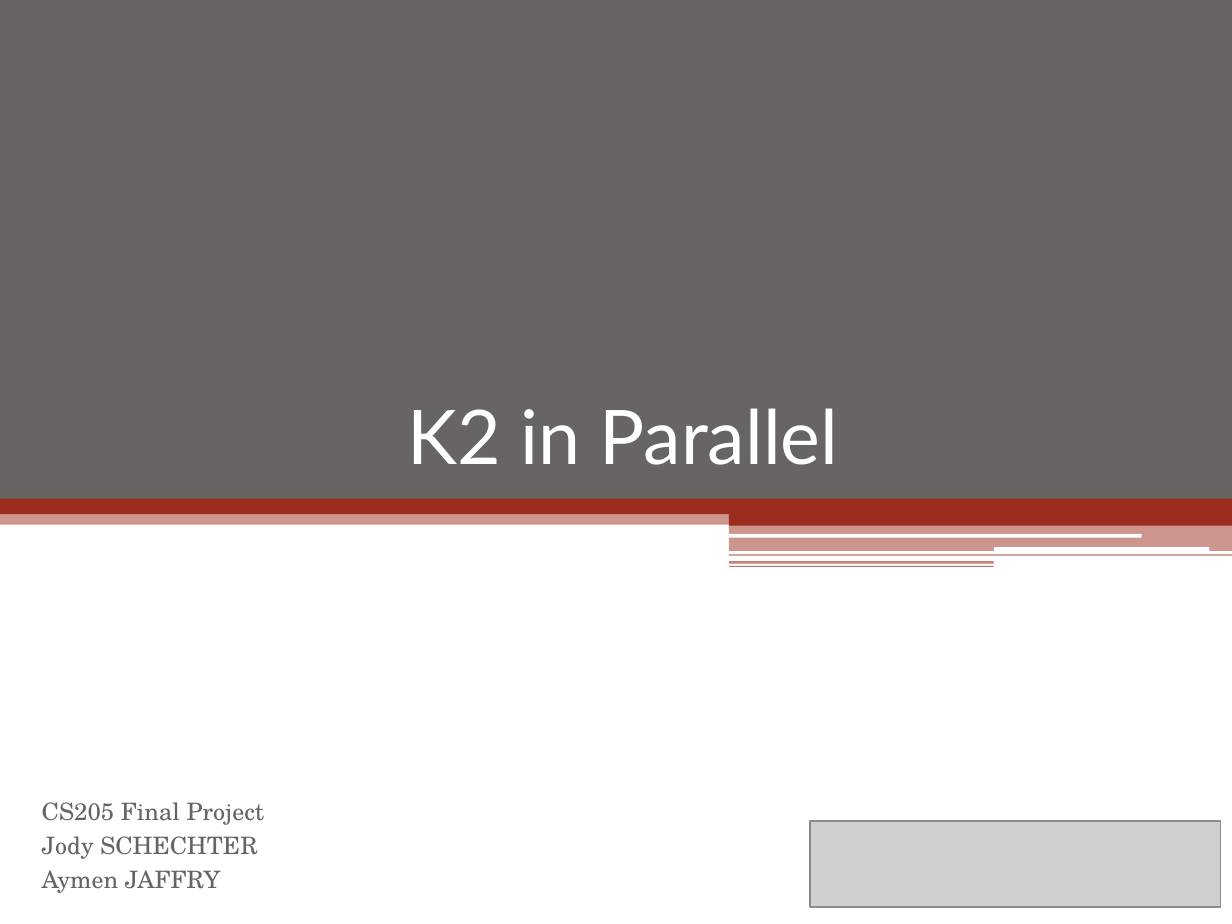
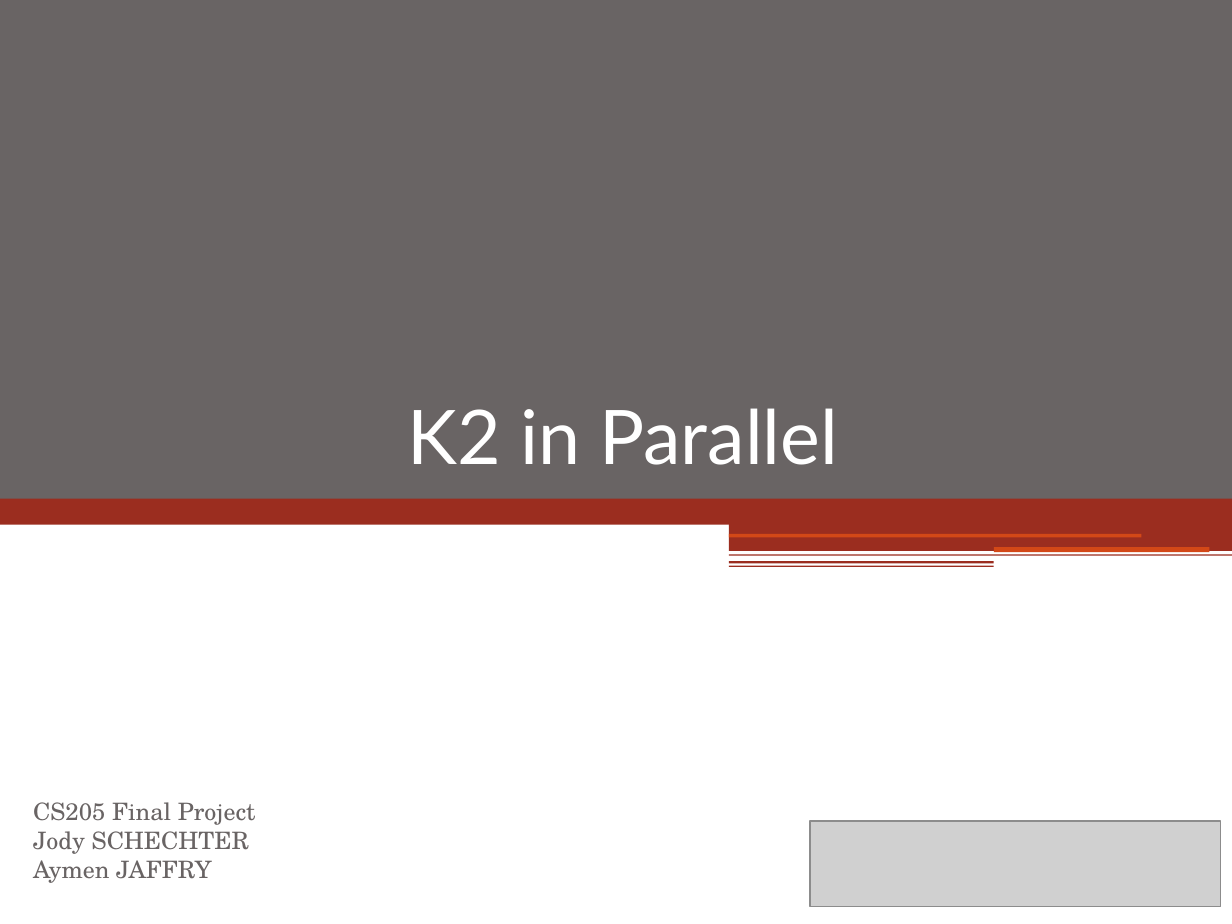
Before and after one commit to Schec/K2-in-Parallel, a slide deck: slide 1 of CS205_Presentation.pptx. Drawn at 1232x924 pixels with LibreOffice and Linux fonts; fonts in the diff are those of the drawing; grey boxes stand for pictures. Boxes give left, top, right and bottom in pixels: in the first picture for what was removed or moved away, otherwise in the second. Text is boxed around its words. In the diff, an @@ line names an element or a change of style, - is before the commit and + after.

Commit message:
Updated presentation

```diff
--- a/CS205_Presentation.pptx
+++ b/CS205_Presentation.pptx
@@ rectangle at box(0, 492, 1232, 525): fill #9B2D1F at 50% opacity to #9B2D1F @@
@@ rectangle at box(864, 490, 1232, 524): mirrored @@
@@ rectangle at box(729, 514, 1232, 526): mirrored @@
@@ rectangle at box(729, 525, 1232, 551): fill #9B2D1F at 50% opacity to #9B2D1F; mirrored @@
@@ rounded rectangle removed at box(729, 533, 1142, 537) @@
@@ rectangle added at box(729, 533, 1142, 537), fill #D34817 @@
@@ rectangle at box(729, 554, 1232, 556): fill #9B2D1F at 65% opacity to #9B2D1F; mirrored @@
@@ rectangle at box(729, 565, 994, 567): fill #9B2D1F at 65% opacity to #9B2D1F; mirrored @@
@@ rectangle at box(729, 561, 994, 563): fill #9B2D1F at 60% opacity to #9B2D1F; mirrored @@
@@ rounded rectangle removed at box(994, 547, 1210, 552) @@
@@ rectangle added at box(994, 547, 1210, 552), fill #D34817 @@
@@ text "CS205 Final Project" at box(33, 802, 256, 883): indent changed; less space between paragraphs @@
```
Also in this commit, not shown: 10 other slides changed.
